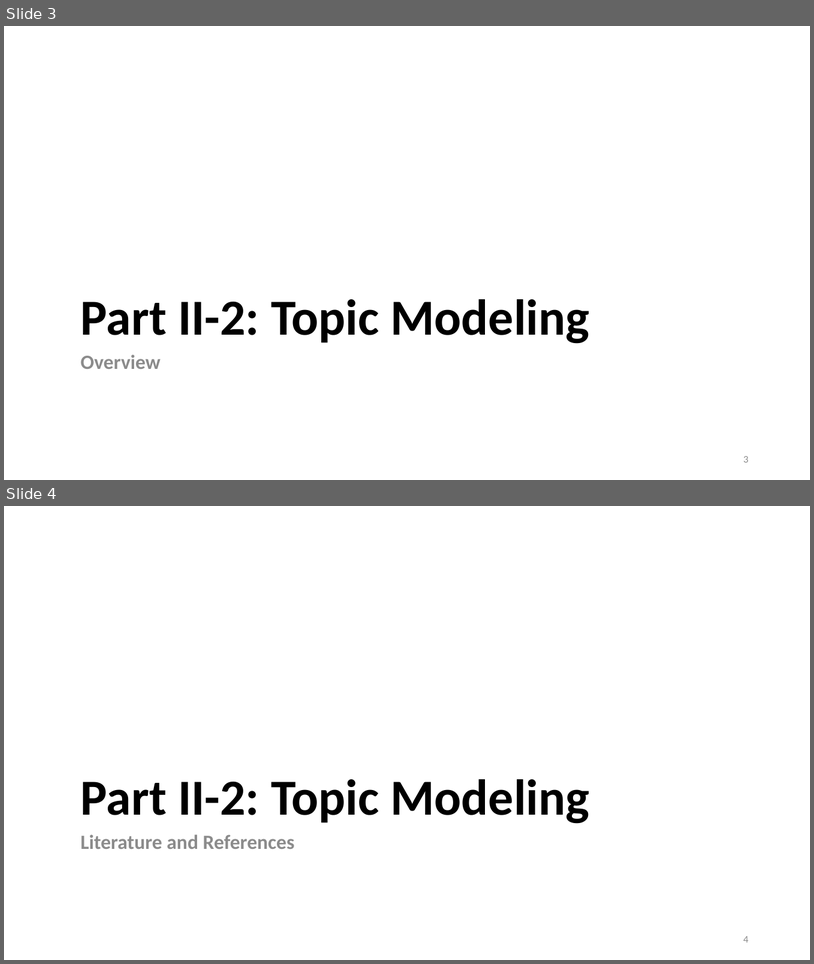
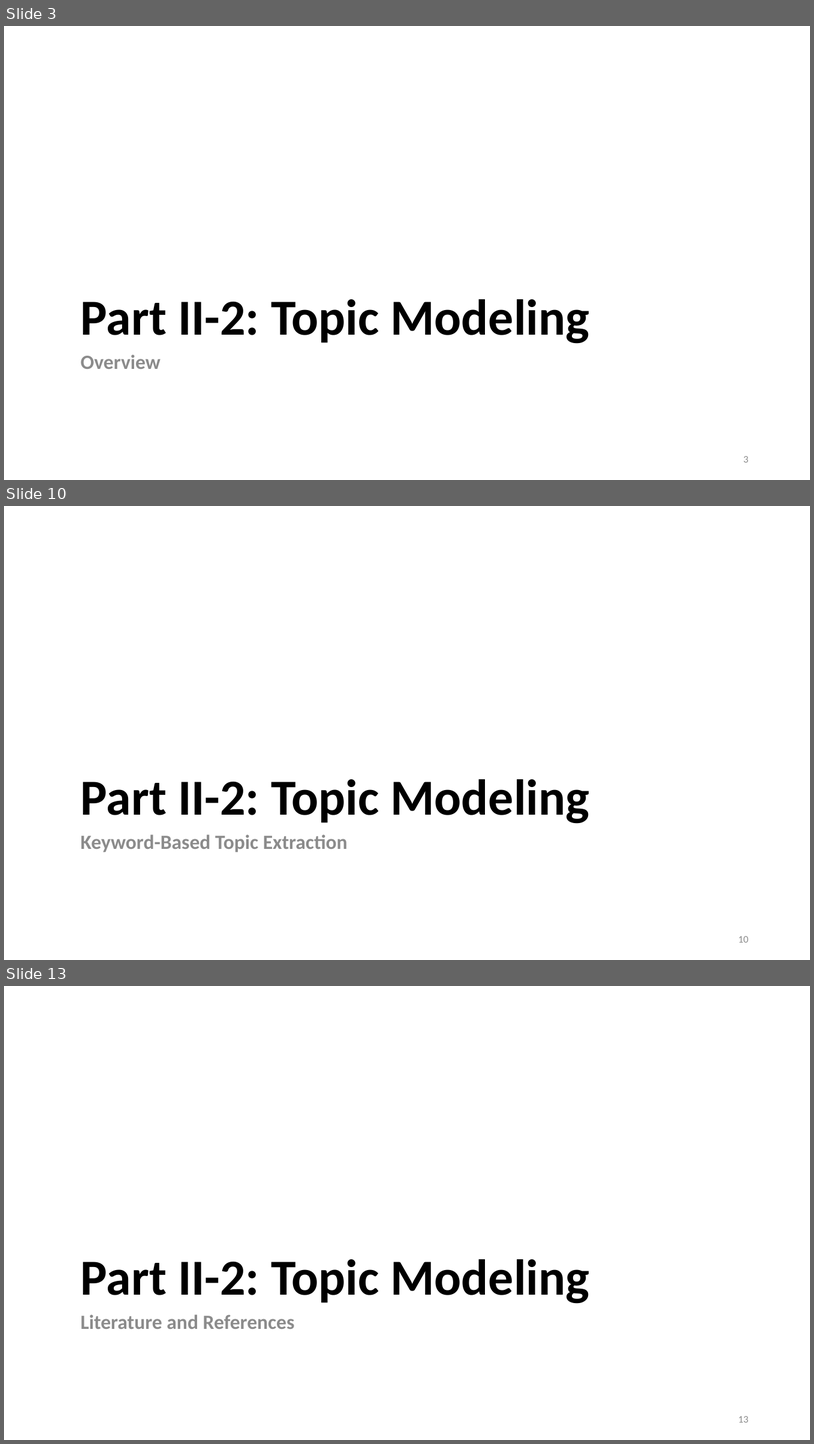
Before and after one commit to lisa-wm/consulting, a slide deck: 5_seminar/Contents_Part_02/slides/slides_II_2.pptx. Shown one above the other, each under a label of ours: slides 3 and 4 before the commit, slides 3, 10 and 13 after it; the slides between them are not shown. The pictures are 814x964 and 814x1444 pixels, drawn with LibreOffice and Linux fonts; fonts in the diff are those of the drawing. Boxes give left, top, right and bottom in pixels: in the first picture for what was removed or moved away, otherwise in the second. Text is boxed around its words. In the diff, an @@ line names an element or a change of style, - is before the commit and + after.

```diff
--- a/5_seminar/Contents_Part_02/slides/slides_II_2.pptx
+++ b/5_seminar/Contents_Part_02/slides/slides_II_2.pptx
@@ slide 10 added at (4, 506, 810, 960), background #FFFFFF @@
@@ title added at (81, 779, 590, 823), 60 pt, text #000000, bold @@
+Part II-2: Topic Modeling
@@ text added at (81, 834, 348, 852), 24 pt, text #8C8C8C, bold @@
+Keyword-Based Topic Extraction
@@ page number added at (738, 936, 749, 942), 12 pt, text #8C8C8C @@
+10
@@ what was slide 4 is now slide 13 @@
@@ page number at (738, 1416, 749, 1422): text changed @@
-4
+13
```
Also in this commit, not shown: 1 slide changed, 8 other slides added, 5 other files.
